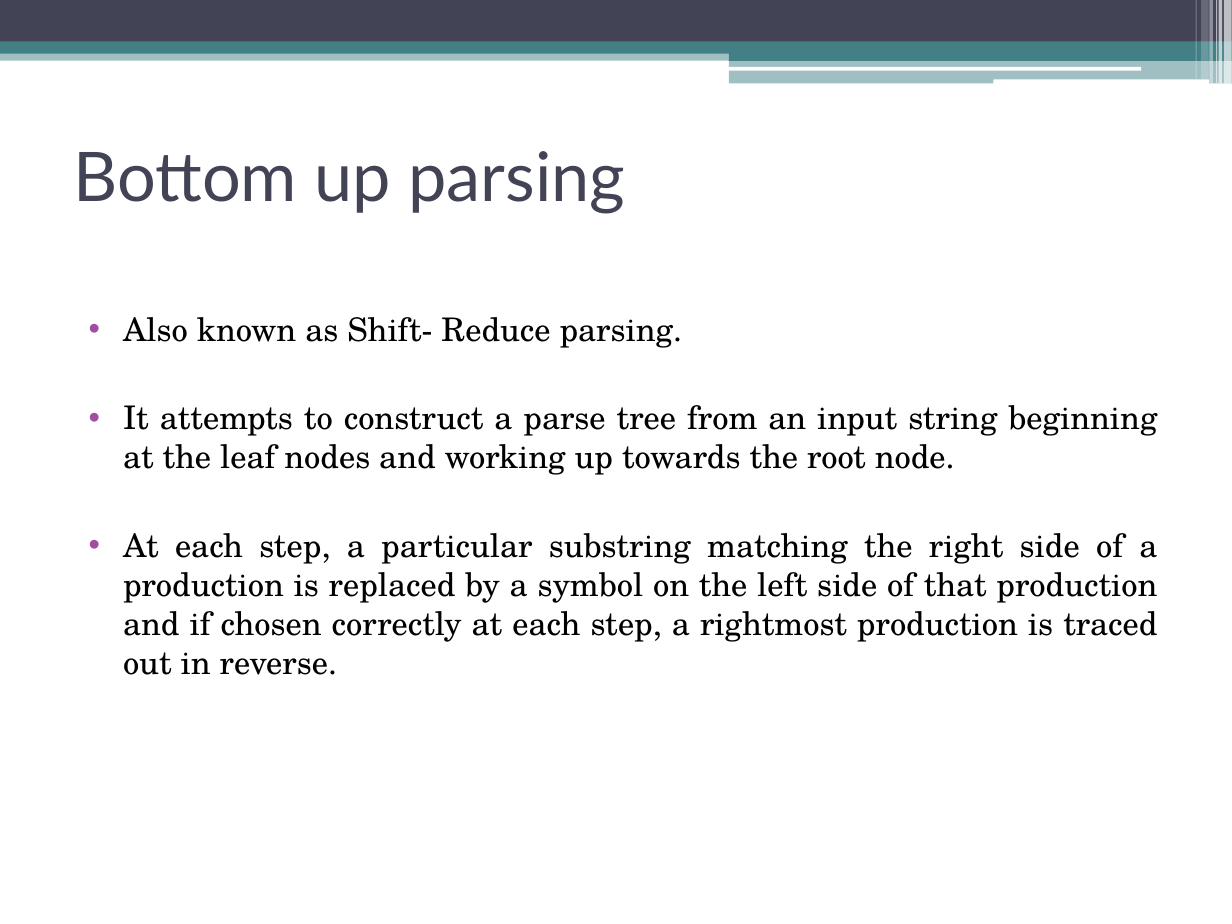
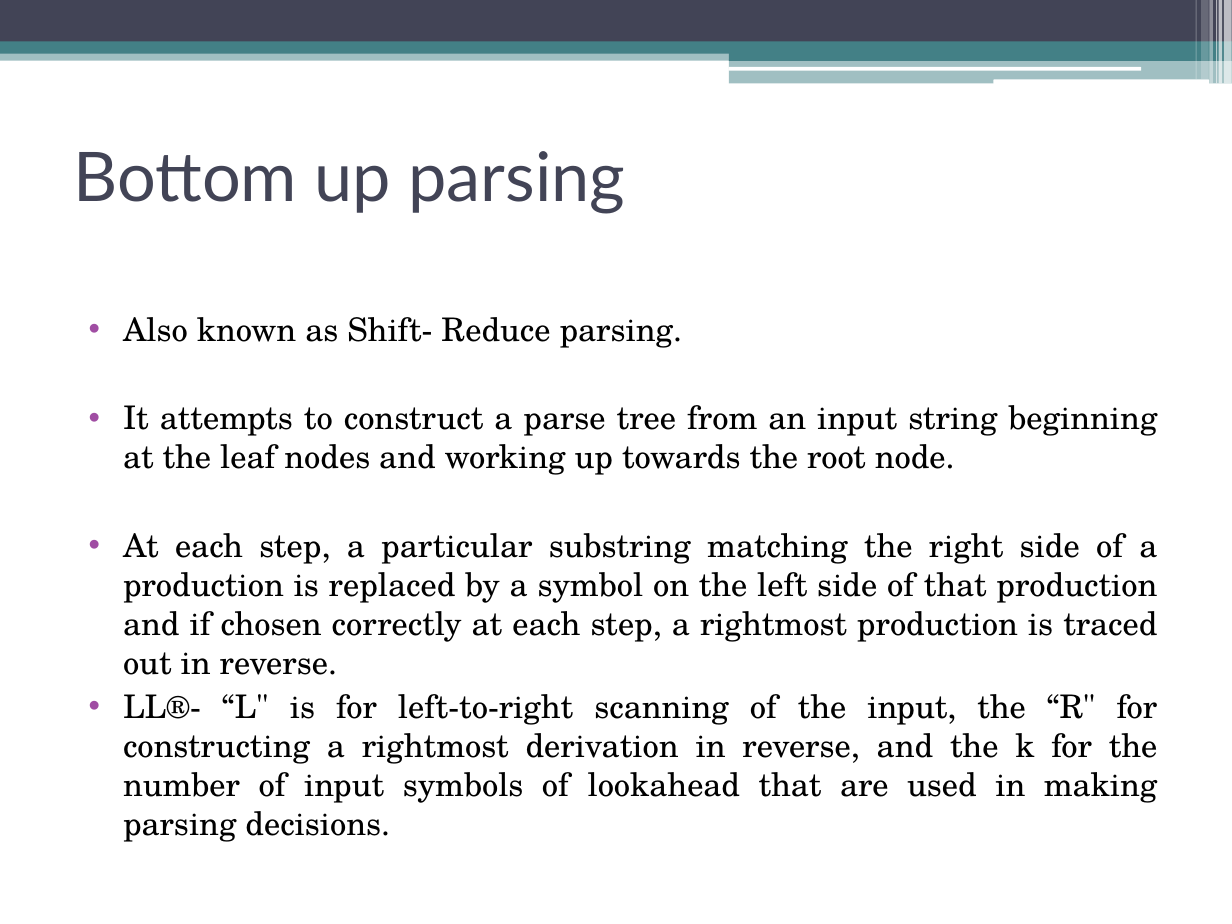
Before and after one commit to adhyyanT/7th-sem, a slide deck: slide 3 of CD/Bottm Up.pptx. Drawn at 1232x924 pixels with LibreOffice and Linux fonts; fonts in the diff are those of the drawing. Boxes give left, top, right and bottom in pixels: in the first picture for what was removed or moved away, otherwise in the second. Text is boxed around its words. In the diff, an @@ line names an element or a change of style, - is before the commit and + after.

```diff
--- a/CD/Bottm Up.pptx
+++ b/CD/Bottm Up.pptx
@@ text at bbox=[123, 694, 1158, 842]: paragraph added @@
+• LL®- “L" is for left-to-right scanning of the input, the “R" for constructing a rightmost derivation in reverse, and the k for the number of input symbols of lookahead that are used in making parsing decisions.
```
Also in this commit, not shown: 4 other files.
